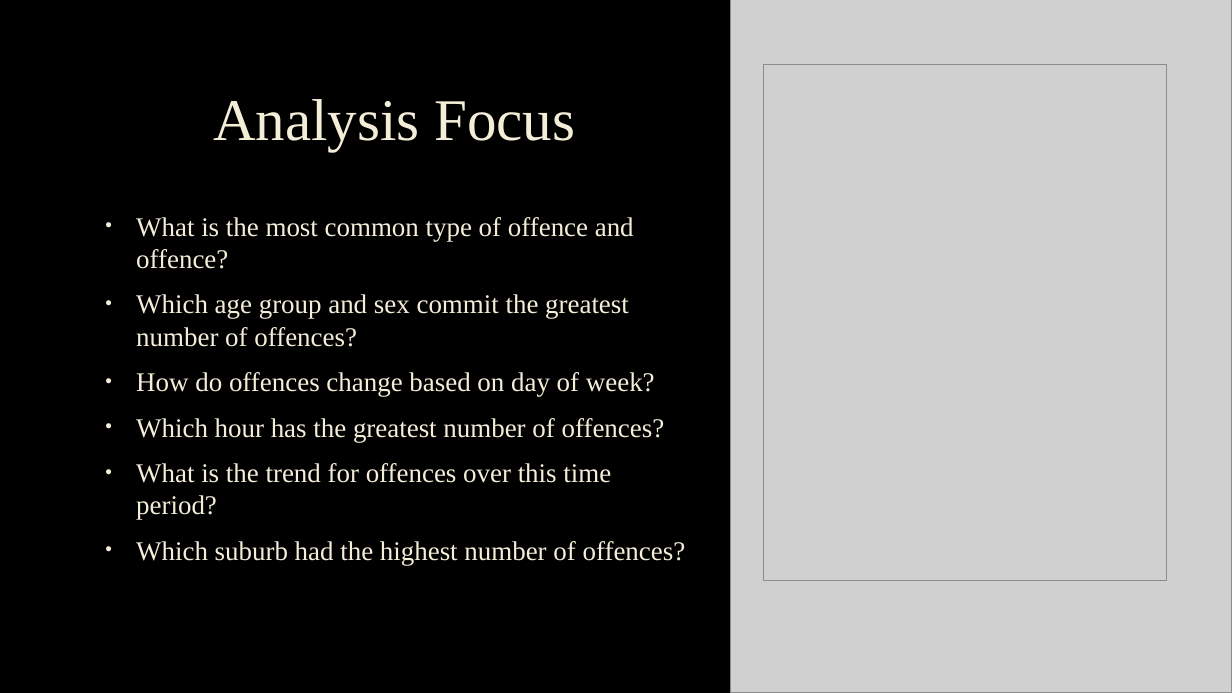
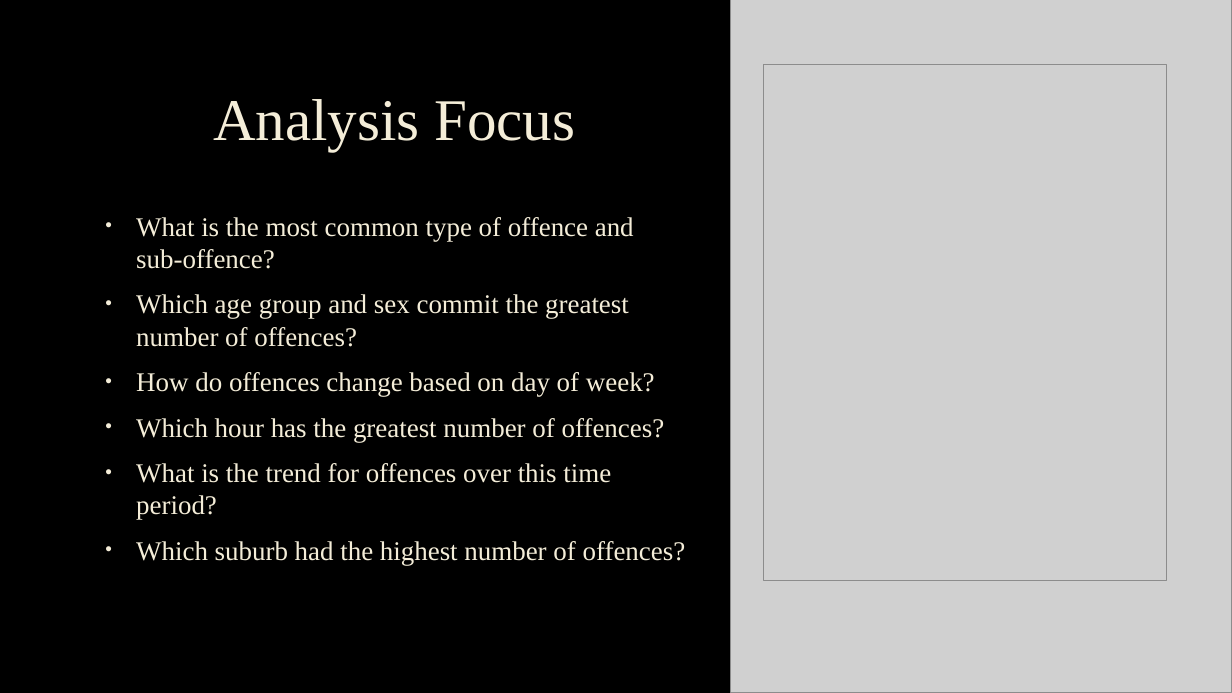
Before and after one commit to sebgiunta/IOD_Mini_Project_1_crimedata, a slide deck: slide 4 of iod_mini_project_crime_data.pptx (slide 3 before the commit). Drawn at 1232x693 pixels with LibreOffice and Linux fonts; fonts in the diff are those of the drawing; grey boxes stand for pictures; background and template pictures are left out. Boxes give left, top, right and bottom in pixels: in the first picture for what was removed or moved away, otherwise in the second. Text is boxed around its words. In the diff, an @@ line names an element or a change of style, - is before the commit and + after.

```diff
--- a/iod_mini_project_crime_data.pptx
+++ b/iod_mini_project_crime_data.pptx
@@ text at (136,217,634,269): text changed @@
-• What is the most common type of offence and offence?
+• What is the most common type of offence and sub-offence?
```
Also in this commit, not shown: 7 other slides changed, 4 slides added, 1 slide removed, 1 other file.
